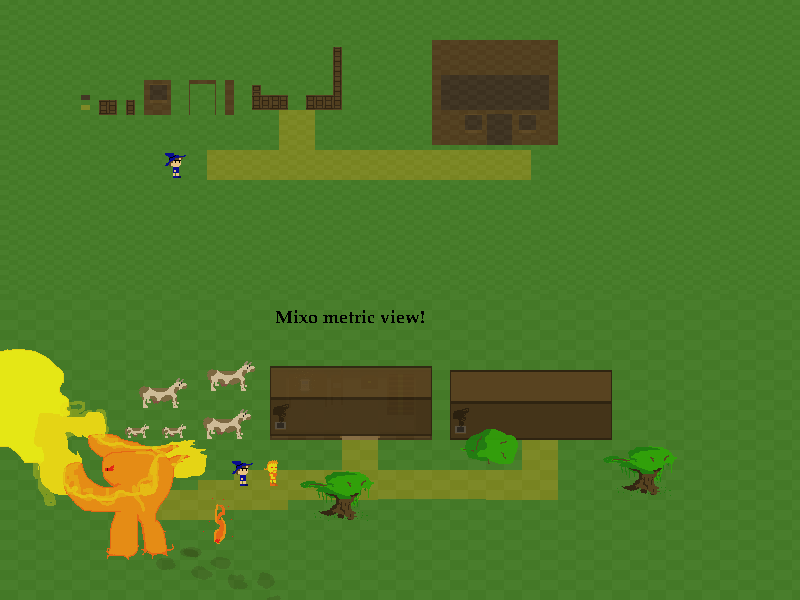
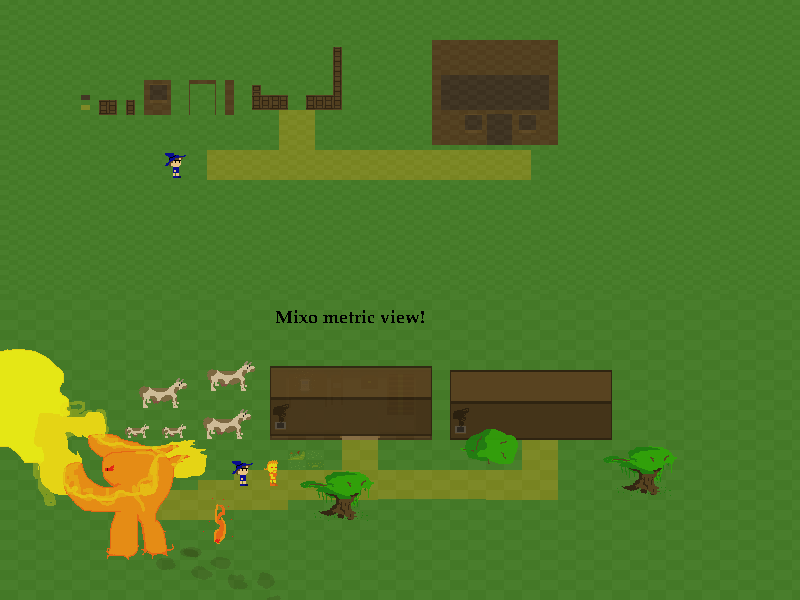
Revision of a layered w=800, h=600 image; what changed, layer by layer:
painted on "Background" over left=288, top=451, right=324, bottom=469
